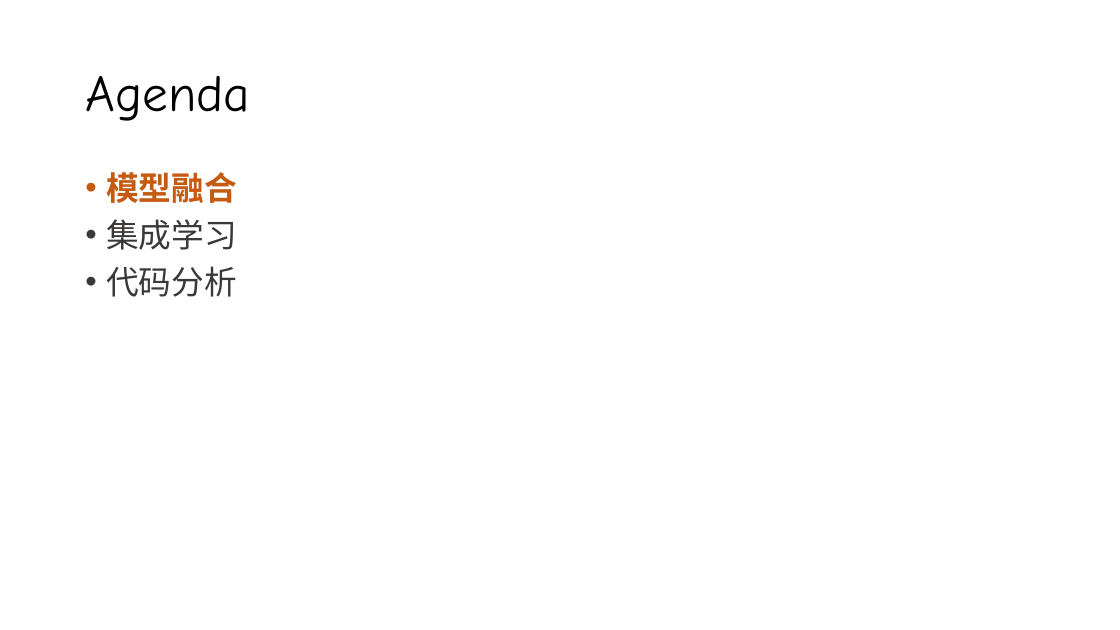
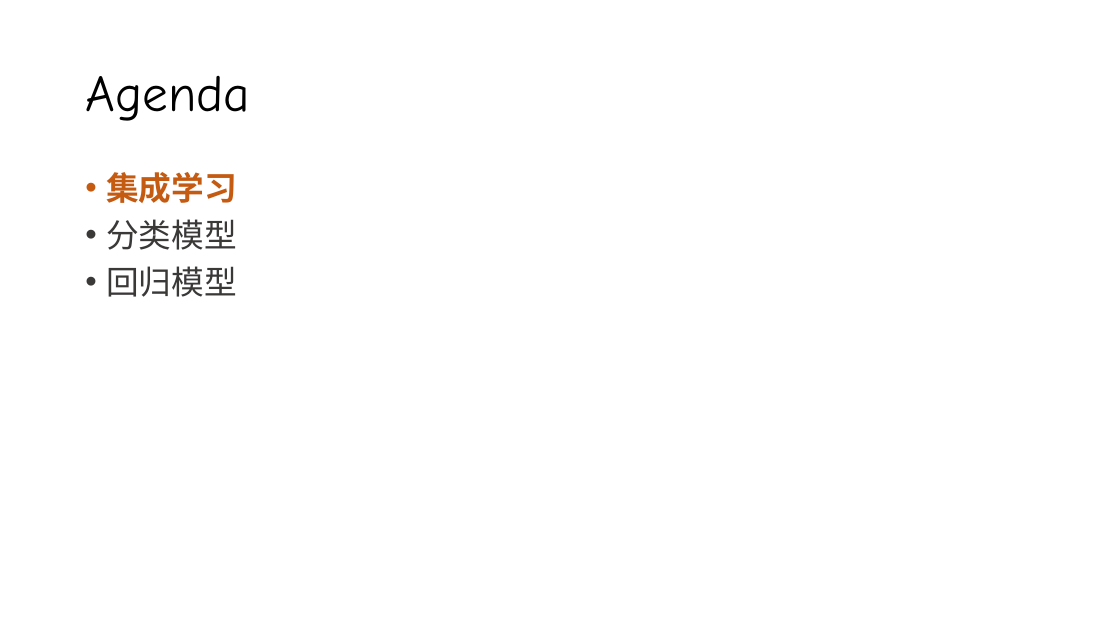
Before and after one commit to silentbalanceyh/cda-exam, a slide deck: slide 2 of ppt/06.模型选择.pptx. Drawn at 1120x630 pixels with LibreOffice and Linux fonts; fonts in the diff are those of the drawing; background and template pictures are left out. Boxes give left, top, right and bottom in pixels: in the first picture for what was removed or moved away, otherwise in the second. Text is boxed around its words. In the diff, an @@ line names an element or a change of style, - is before the commit and + after.

Commit message:
模型选择

```diff
--- a/ppt/06.模型选择.pptx
+++ b/ppt/06.模型选择.pptx
@@ text at (x1=106, y1=172, x2=237, y2=203): paragraph removed @@
-• 模型融合
@@ text at (x1=106, y1=172, x2=237, y2=203): text colour #3B3838 to #C55A11, bold on in "集成学习" @@
@@ text at (x1=106, y1=219, x2=237, y2=297): text changed @@
-• 代码分析视界
+• 分类模型
+• 回归模型
```
Also in this commit, not shown: 1 other slide changed, 29 slides added, 2 other files.
